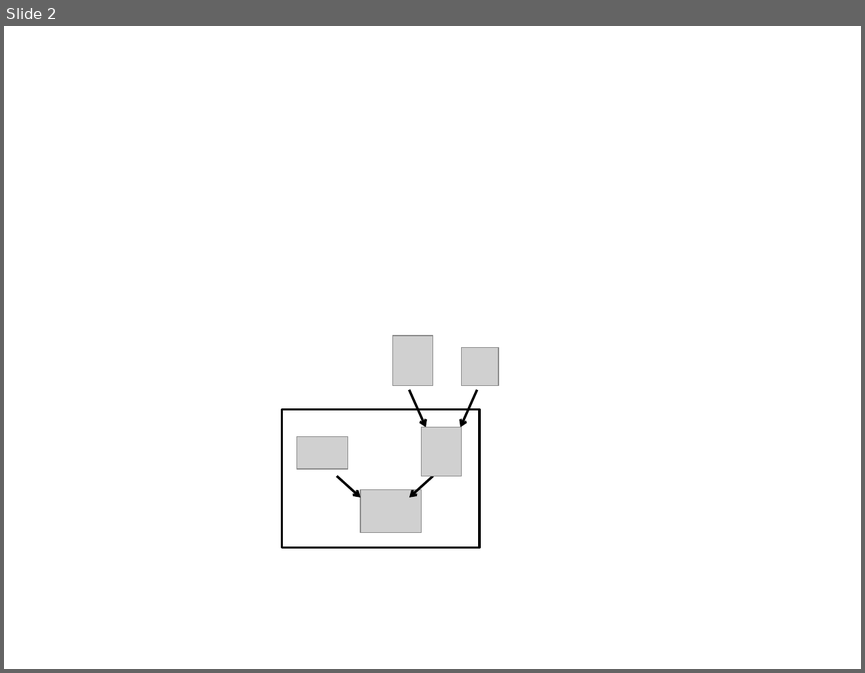
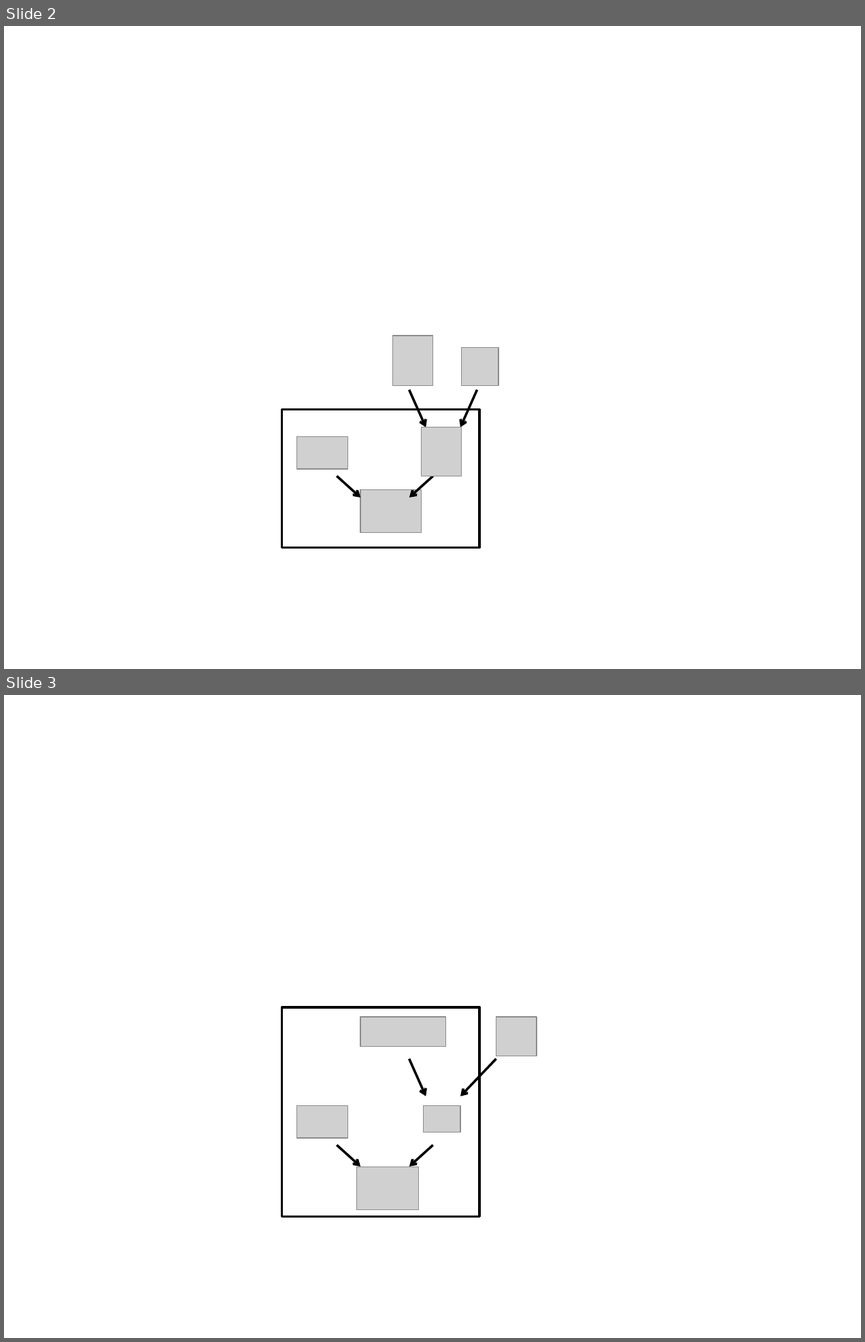
Before and after one commit to mikelove/hier_mod_rna, a slide deck: img/plates.pptx. Shown one above the other, each under a label of ours: slide 2 before the commit, slides 2 and 3 after it. The pictures are 865x673 and 865x1342 pixels, drawn with LibreOffice and Linux fonts; fonts in the diff are those of the drawing; grey boxes stand for pictures. Boxes give left, top, right and bottom in pixels: in the first picture for what was removed or moved away, otherwise in the second. Text is boxed around its words. In the diff, an @@ line names an element or a change of style, - is before the commit and + after.

```diff
--- a/img/plates.pptx
+++ b/img/plates.pptx
@@ slide 3 added at (4,695,861,1338), background #FFFFFF @@
@@ rectangle added at (281,1007,479,1216), fill #FFFFFF, outline #000000 2 pt @@
@@ picture added at (360,1017,446,1047) @@
@@ picture added at (496,1017,536,1057) @@
@@ arrow added from (409, 1058) to (426, 1096), #000000 2 pt @@
@@ arrow added from (496, 1058) to (461, 1096), #000000 2 pt @@
@@ picture added at (297,1106,349,1138) @@
@@ picture added at (424,1106,461,1132) @@
@@ arrow added from (337, 1145) to (360, 1166), #000000 2 pt @@
@@ arrow added from (433, 1145) to (409, 1166), #000000 2 pt @@
@@ picture added at (356,1167,418,1210) @@
```
Also in this commit, not shown: 12 other files.
